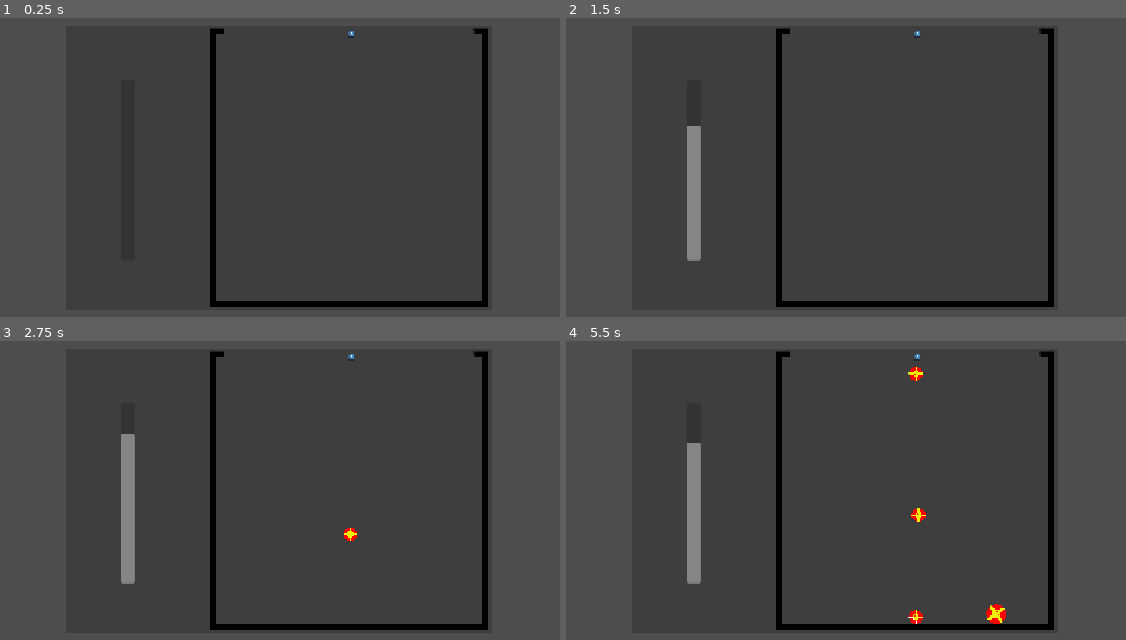
Above: before the commit, frames 1-4 (two rows, left to right).
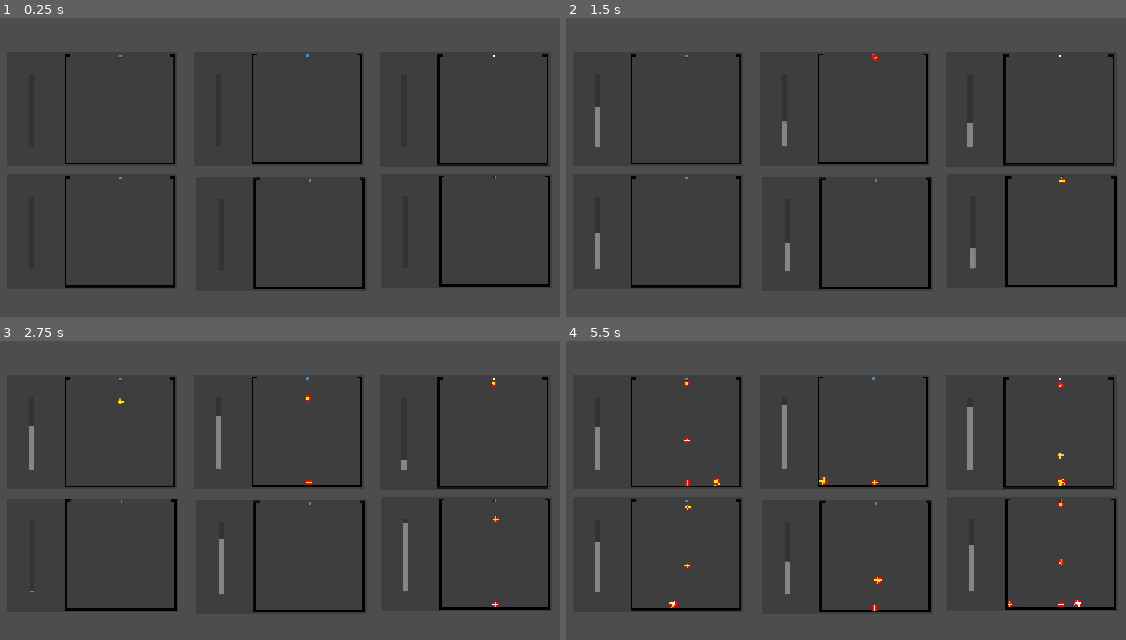
Above: after the commit, the same moments.

Repository: Alpagateau/GCC_GrowingBall
Game: Godot game, scene res://main.tscn
Two runs of this game, one before a commit and one after it. Both use one fixed random seed, a clock stepped at 60 frames per second and the inputs below. Before the commit the project starts from res://Scenes/test_scene.tscn. The engine's default icon, where the game draws it, is replaced by a stand-in: a white triangle on a blue panel in a dark square.
Inputs (mouse positions are in pixels of both pictures, inside the frame that each line leads up to):
- Up to frame 1 (0.25 s): no input
- Up to frame 2 (1.5 s): tap Enter at 0.5 s; move the mouse to (1019, 146) at 0.52 s; click (1019, 146) at 0.6 s; move the mouse to (683, 191) at 1.27 s; click (683, 191) at 1.35 s
- Up to frame 3 (2.75 s): move the mouse to (358, 391) at 2.02 s; click (358, 391) at 2.1 s
- Up to frame 4 (5.5 s): move the mouse to (806, 580) at 2.77 s; click (806, 580) at 2.85 s; move the mouse to (1086, 559) at 3.52 s; click (1086, 559) at 3.6 s; move the mouse to (605, 424) at 4.27 s; click (605, 424) at 4.35 s; move the mouse to (885, 490) at 5.02 s; click (885, 490) at 5.1 s

The runs differ from the first frame. In frame 1, 6.1% of the frame differs, in the area x 5-99%, y 3-97%; in frame 2, 7.5%; in frame 3, 8.1%; in frame 4, 8.6%.

Commit message:
multiple balllllls

Diff:
--- a/Scenes/apparatus.tscn
+++ b/Scenes/apparatus.tscn
@@ -33,7 +33,8 @@
 [node name="ChargingBar" parent="." unique_id=1136227722 instance=ExtResource("4_titcl")]
 position = Vector2(-569.99994, -316.25)
 scale = Vector2(0.9999998, 0.9999998)
-speed_clamp = 0.4
+speed_clamp = 0.6
+speed = 1.0
 
 [node name="Spawner" type="Sprite2D" parent="." unique_id=682502985]
 position = Vector2(259.99997, -483.74997)
--- a/Scenes/ball.tscn
+++ b/Scenes/ball.tscn
@@ -3,26 +3,48 @@
 [ext_resource type="Script" uid="uid://b77oqkqh5rm7w" path="res://Scripts/ball.gd" id="1_d60mj"]
 [ext_resource type="Shader" uid="uid://bfulpa3m81sxp" path="res://Shaders/ball.gdshader" id="2_376qj"]
 [ext_resource type="Texture2D" uid="uid://by3xtlfsfac8d" path="res://Images/super_ball.png" id="2_ij5cq"]
+[ext_resource type="Shader" uid="uid://b1t0twdw6qu11" path="res://Shaders/hallo.gdshader" id="4_vblhy"]
+[ext_resource type="Texture2D" uid="uid://bf5b65n8usuba" path="res://Images/power.png" id="4_yk4cr"]
+[ext_resource type="Texture2D" uid="uid://bdjashxfoedgn" path="res://icon.svg" id="5_31idh"]
 
 [sub_resource type="ShaderMaterial" id="ShaderMaterial_376qj"]
 shader = ExtResource("2_376qj")
 shader_parameter/color = Color(1, 0, 0, 1)
 shader_parameter/gold = Color(0.9418873, 0.94188714, 3.85046e-06, 1)
 
+[sub_resource type="ShaderMaterial" id="ShaderMaterial_kjfgv"]
+shader = ExtResource("4_vblhy")
+
 [sub_resource type="CircleShape2D" id="CircleShape2D_otpid"]
 resource_local_to_scene = true
 radius = 64.03124
 
-[node name="Ball" type="RigidBody2D" unique_id=1976487676]
+[node name="Ball" type="RigidBody2D" unique_id=1976487676 node_paths=PackedStringArray("low_sprite", "high_sprite")]
 contact_monitor = true
 max_contacts_reported = 16
 script = ExtResource("1_d60mj")
 scale_mult = 0.1
+low_sprite = NodePath("Sprite2D")
+high_sprite = NodePath("Sprite2D2")
 
 [node name="Sprite2D" type="Sprite2D" parent="." unique_id=900814463]
+visible = false
 material = SubResource("ShaderMaterial_376qj")
 scale = Vector2(0.5, 0.5)
 texture = ExtResource("2_ij5cq")
+
+[node name="Sprite2D2" type="Sprite2D" parent="." unique_id=874617699]
+z_index = 1
+material = SubResource("ShaderMaterial_kjfgv")
+scale = Vector2(2, 2)
+texture = ExtResource("5_31idh")
+region_rect = Rect2(268.21515, 12.397339, 251.23969, 279.30276)
+
+[node name="Sprite2D" type="Sprite2D" parent="Sprite2D2" unique_id=530081239]
+scale = Vector2(0.25, 0.25)
+texture = ExtResource("4_yk4cr")
+region_enabled = true
+region_rect = Rect2(275, 22.900015, 234.30011, 269.50006)
 
 [node name="CollisionShape2D" type="CollisionShape2D" parent="." unique_id=1025376850]
 shape = SubResource("CircleShape2D_otpid")
--- a/Scenes/test_apparatus.gd
+++ b/Scenes/test_apparatus.gd
@@ -13,7 +13,7 @@
 	if Input.is_action_just_pressed("click"):
 		var value := randf_range(0.5, 15.5)
 		total_money += value
-		print(total_money)
+		#print(total_money)
 		$ChargingBar.add_value(value)
 
 func spawn_ball():
@@ -23,10 +23,10 @@
 
 func shake():
 	var tween = create_tween()
-	for i in 8:
+	for i in 12:
 		var offset := Vector2(
-			randf_range(-7.0, 7.0),
-			randf_range(-7.0, 7.0)
+			randf_range(-10.0, 10.0),
+			randf_range(-10.0, 10.0)
 		)
 		tween.tween_property(self, "position", original_pos + offset, 0.02)
 	tween.tween_property(self, "position", original_pos, 0.02)
--- a/Scripts/ball.gd
+++ b/Scripts/ball.gd
@@ -3,17 +3,29 @@
 
 @export var value : int = 1
 @export var scale_mult : float = 0.4
+
+@export var low_sprite : Sprite2D
+@export var high_sprite : Sprite2D
+
 var can_combine = true
 
 func _ready() -> void:
 	var tween = create_tween()
 	scale = Vector2.ONE * 0.0001
-	tween.tween_property(self, "scale", Vector2.ONE * sqrt(value * scale_mult), 0.2)
+	var new_scale = sqrt(value * scale_mult)
+	low_sprite.show()
+	high_sprite.hide()
+	if value > 16 :
+		new_scale = sqrt((value / 16.0) * scale_mult)
+		low_sprite.hide()
+		high_sprite.show()
+	tween.tween_property(self, "scale", Vector2.ONE * new_scale * 0.5, 0.2)
 	tween.finished.connect(func():
 		var circle : CircleShape2D = $CollisionShape2D.shape.duplicate()
-		circle.radius = sqrt(value * scale_mult) * 64
+		circle.radius = new_scale * 64
 		$CollisionShape2D.shape  = circle
-		$Sprite2D.scale = Vector2.ONE * sqrt(value * scale_mult) * 0.5
+		low_sprite.scale = Vector2.ONE * new_scale * 0.5
+		high_sprite.scale = Vector2.ONE * new_scale * 4
 	)
 
 func _process(_delta: float) -> void:
--- a/Scripts/charging_bar.gd
+++ b/Scripts/charging_bar.gd
@@ -16,14 +16,14 @@
 		goal -= 10
 		is_full.emit()
 
-	var addition : float = (goal - current) * delta * speed
-	if addition >= proximity_clamp:
-		addition *=  (goal - current)
-	if addition >= speed_clamp:
-		addition = speed_clamp
+	var addition : float = ((goal - current)**1.4) * delta * speed
+	#if addition >= proximity_clamp:
+	#	addition *=  (goal - current)
+	#if addition >= speed_clamp:
+	#	addition = speed_clamp
 	current += addition
 	bar.value = current * 10
 	pass
 
 func add_value(v : float):
-	goal += v
+	goal += abs(v)
--- /dev/null
+++ b/Shaders/hallo.gdshader
@@ -0,0 +1,48 @@
+shader_type canvas_item;
+
+void vertex() {
+	// Called for every vertex the material is visible on.
+}
+
+float atan2(float x, float y)
+{
+	if(y != 0.0)
+	{
+		float phi = atan(abs(y/x));
+		if(x > 0.0)
+		{
+			return (y>0.0) ? phi : -phi;
+		}
+		else if (x < 0.0)
+		{
+			return (y>0.0) ? (PI - phi) : -(PI - phi);
+		}
+		else
+		{
+			return (y>0.0) ? (PI/2.0) : -(PI/2.0);
+		}
+	}else
+	{
+		if(x>0.0)
+		{
+			return 0.0;
+		}
+		else
+		{
+			return PI;
+		}
+	}
+}
+
+void fragment() {
+	vec2 new_uv = UV - vec2(0.5, 0.5);
+	float angle = atan2(new_uv.x, new_uv.y);
+	float waves = sin((angle + TIME) * 10.0);
+	float fall_off = max(0.0, 1.0-((new_uv.x * new_uv.x * 4.0) + (new_uv.y * new_uv.y * 4.0)));
+	COLOR = vec4(1, 1, 1, fall_off*waves);
+}
+
+//void light() {
+//	// Called for every pixel for every light affecting the CanvasItem.
+//	// Uncomment to replace the default light processing function with this one.
+//}
--- /dev/null
+++ b/main.tscn
@@ -0,0 +1,26 @@
+[gd_scene format=3 uid="uid://ckyhsbkrcgy2t"]
+
+[ext_resource type="PackedScene" uid="uid://dd3b7obikakn4" path="res://Scenes/apparatus.tscn" id="1_ig7tw"]
+
+[node name="Main" type="Node2D" unique_id=1744649959]
+
+[node name="Apparatus" parent="." unique_id=2112918524 instance=ExtResource("1_ig7tw")]
+position = Vector2(-1345.9999, -419.99997)
+
+[node name="Apparatus2" parent="." unique_id=535516812 instance=ExtResource("1_ig7tw")]
+position = Vector2(0.00012207031, -424.99997)
+
+[node name="Apparatus3" parent="." unique_id=504525527 instance=ExtResource("1_ig7tw")]
+position = Vector2(1339.0001, -418.99997)
+
+[node name="Apparatus4" parent="." unique_id=1473441458 instance=ExtResource("1_ig7tw")]
+position = Vector2(-1345.9999, 461.00003)
+
+[node name="Apparatus5" parent="." unique_id=154377546 instance=ExtResource("1_ig7tw")]
+position = Vector2(18.000122, 474.00003)
+
+[node name="Apparatus6" parent="." unique_id=244864323 instance=ExtResource("1_ig7tw")]
+position = Vector2(1351.0001, 455.00003)
+
+[node name="Camera2D" type="Camera2D" parent="." unique_id=173550193]
+zoom = Vector2(0.2, 0.2)
--- a/project.godot
+++ b/project.godot
@@ -11,7 +11,7 @@
 [application]
 
 config/name="Ball_Game"
-run/main_scene="uid://cinvp6lgo35lr"
+run/main_scene="uid://ckyhsbkrcgy2t"
 config/features=PackedStringArray("4.7", "Forward Plus")
 config/icon="res://icon.svg"
 
Binary file added: Images/5fceea79a3580d8b88b06ae3d47808f3.jpg
Not shown, added: Images/5fceea79a3580d8b88b06ae3d47808f3.jpg.import
Binary file added: Images/power.png
Not shown, added: Images/power.png.import
Not shown, added: Shaders/hallo.gdshader.uid
